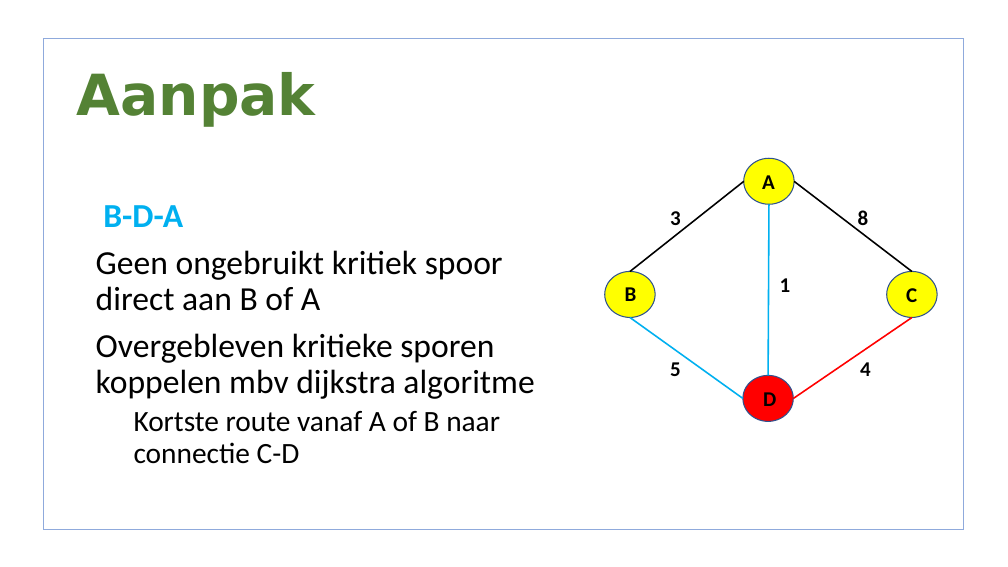
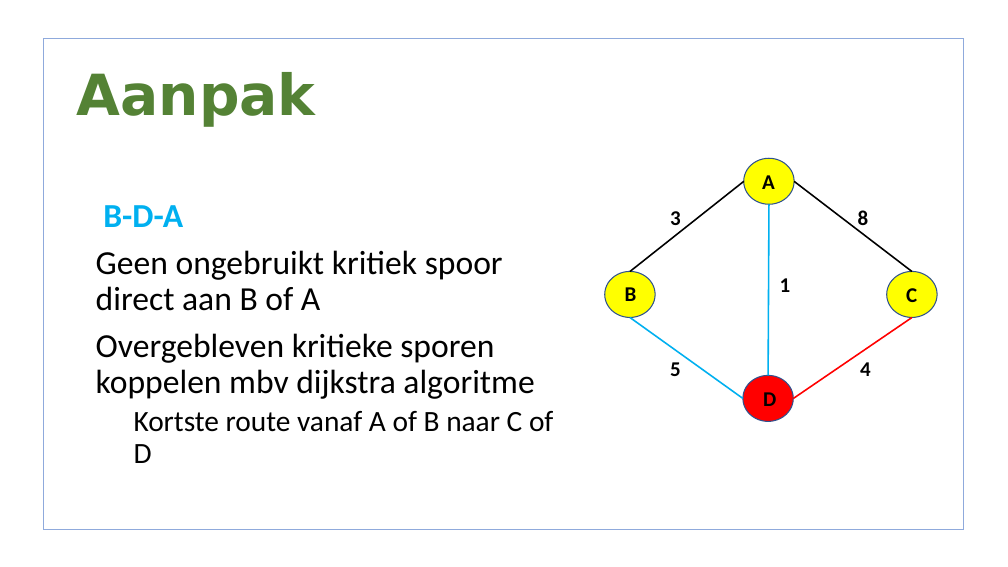
Before and after one commit to lisa259/RailNL, a slide deck: slide 13 of presentaties/Presentation 2.odp. Drawn at 1008x567 pixels with LibreOffice and Linux fonts; fonts in the diff are those of the drawing; background and template pictures are left out. Boxes give left, top, right and bottom in pixels: in the first picture for what was removed or moved away, otherwise in the second. Text is boxed around its words. In the diff, an @@ line names an element or a change of style, - is before the commit and + after.

```diff
--- a/presentaties/Presentation 2.odp
+++ b/presentaties/Presentation 2.odp
@@ text at [134,411,553,463]: text changed @@
-  • Kortste route vanaf A of B naar connectie C-D
+  • Kortste route vanaf A of B naar C of D
```
Also in this commit, not shown: 4 other slides changed, 45 other files.
